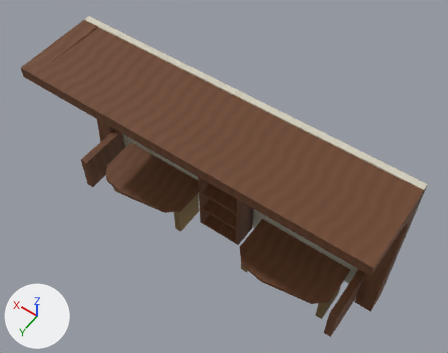
An edit to the Blender file assets/residential_reading_edge/source/AST-RES-002.blend, drawn before and after from the same camera.
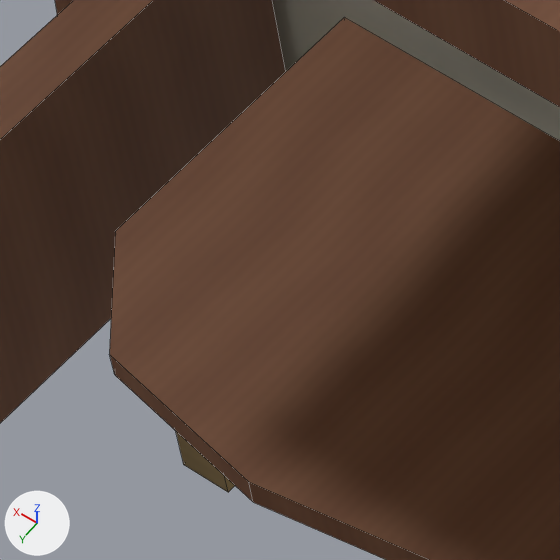
The first picture shows the older version from a 50 mm lens placed at (-0.74, 5.94, 10.2), pointed at (3.09, 0.58, 1.77). The close-ups show the older and then the newer version on the part from 21% to 34% of the width and 40% to 57% of the height of that picture. Only the edits that show in the close-ups are written down. Lighting does not change. The marker at lower left points along +X, +Y and +Z. The close-ups show mesh edges as thin lines.

Objects in the first close-up: 'READ_Back', 'READ_Canopy', 'READ_DeskBearing_1_1', 'READ_Desk_1', 'READ_LowReturnOther' and 1 more.
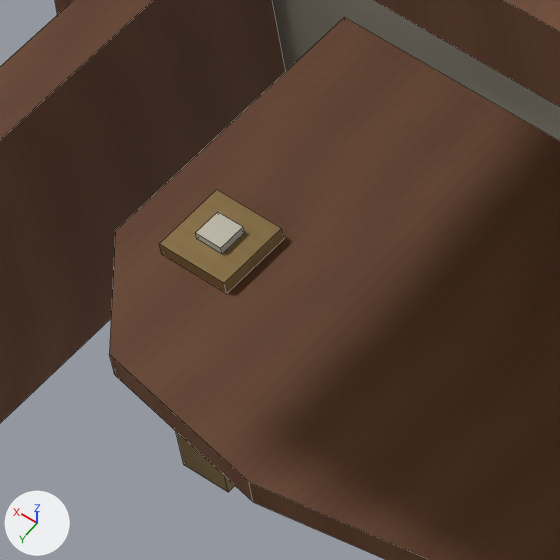
Changed parts and their boxes [x1, y1, x2, y2] in the close-ups (560 x 560 px):
```json
{"object": "READ_SwitchPlinth_1", "change": "added", "after": [159, 190, 284, 293], "on screen": "brown"}
{"object": "READ_SwitchCap_1", "change": "added", "after": [196, 212, 244, 254]}
```

The change, as JSON lines over the scene's bpy script:
```json
{"op": "add", "block": "me_read_switchcap_1", "code": ["me_read_switchcap_1 = bpy.data.meshes.new('READ_SwitchCap_1')", "me_read_switchcap_1.from_pydata(...)  # a box spanning x 5.315..5.385, y 0.915..0.985, z 0.815..0.835", "me_read_switchcap_1.materials.append(mat_ivory_enamel)  # picture img_ivory_enamel_png"]}
{"op": "add", "block": "me_read_switchplinth_1", "code": ["me_read_switchplinth_1 = bpy.data.meshes.new('READ_SwitchPlinth_1')", "me_read_switchplinth_1.from_pydata(...)  # a box spanning x 5.26..5.44, y 0.86..1.04, z 0.78..0.815", "me_read_switchplinth_1.materials.append(mat_champagne_metal)  # picture img_champagne_metal_png"]}
{"op": "add", "block": "ob_read_switchcap_1", "code": ["ob_read_switchcap_1 = bpy.data.objects.new('READ_SwitchCap_1', me_read_switchcap_1)", "ob_read_switchcap_1.location = (0.0, 0.0, 0.0)"]}
{"op": "add", "block": "ob_read_switchplinth_1", "code": ["ob_read_switchplinth_1 = bpy.data.objects.new('READ_SwitchPlinth_1', me_read_switchplinth_1)", "ob_read_switchplinth_1.location = (0.0, 0.0, 0.0)"]}
```
